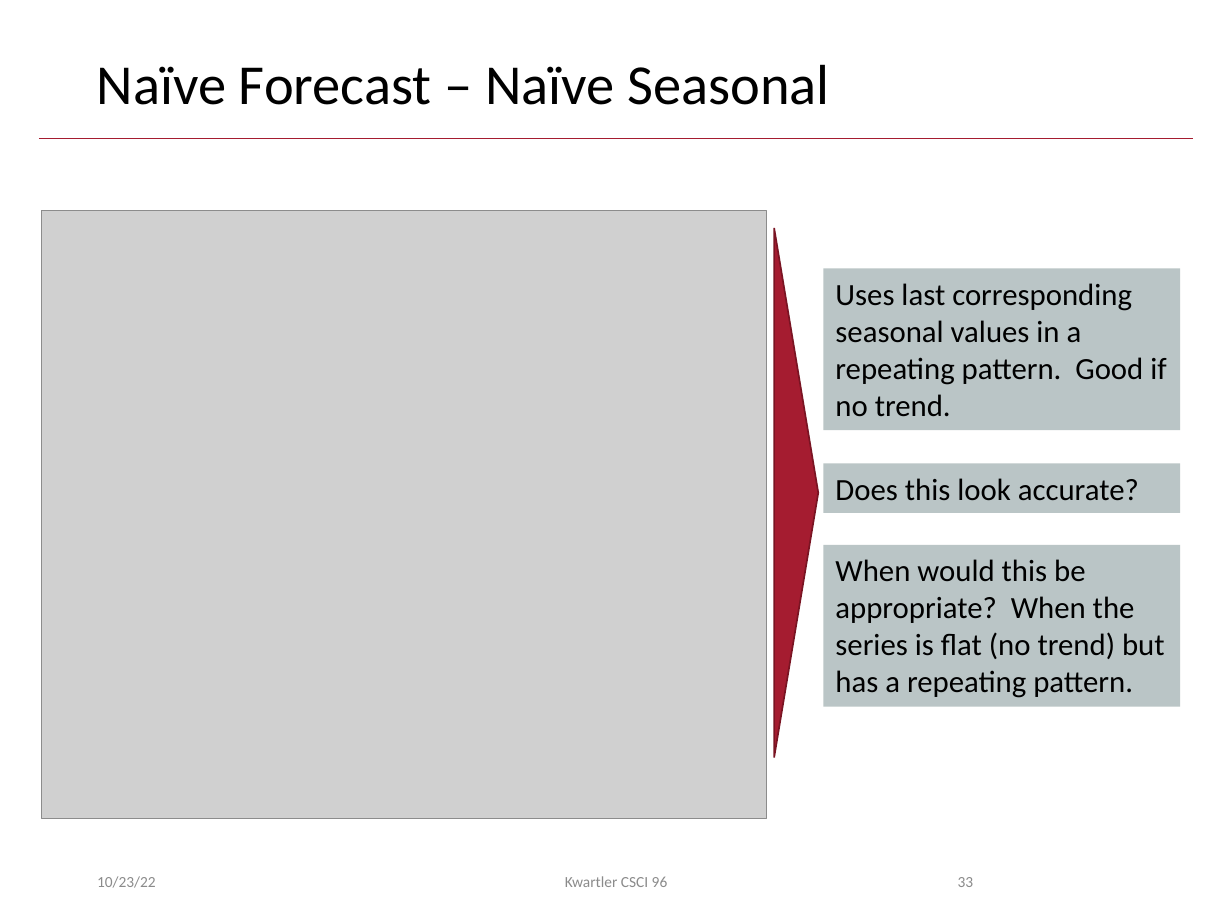
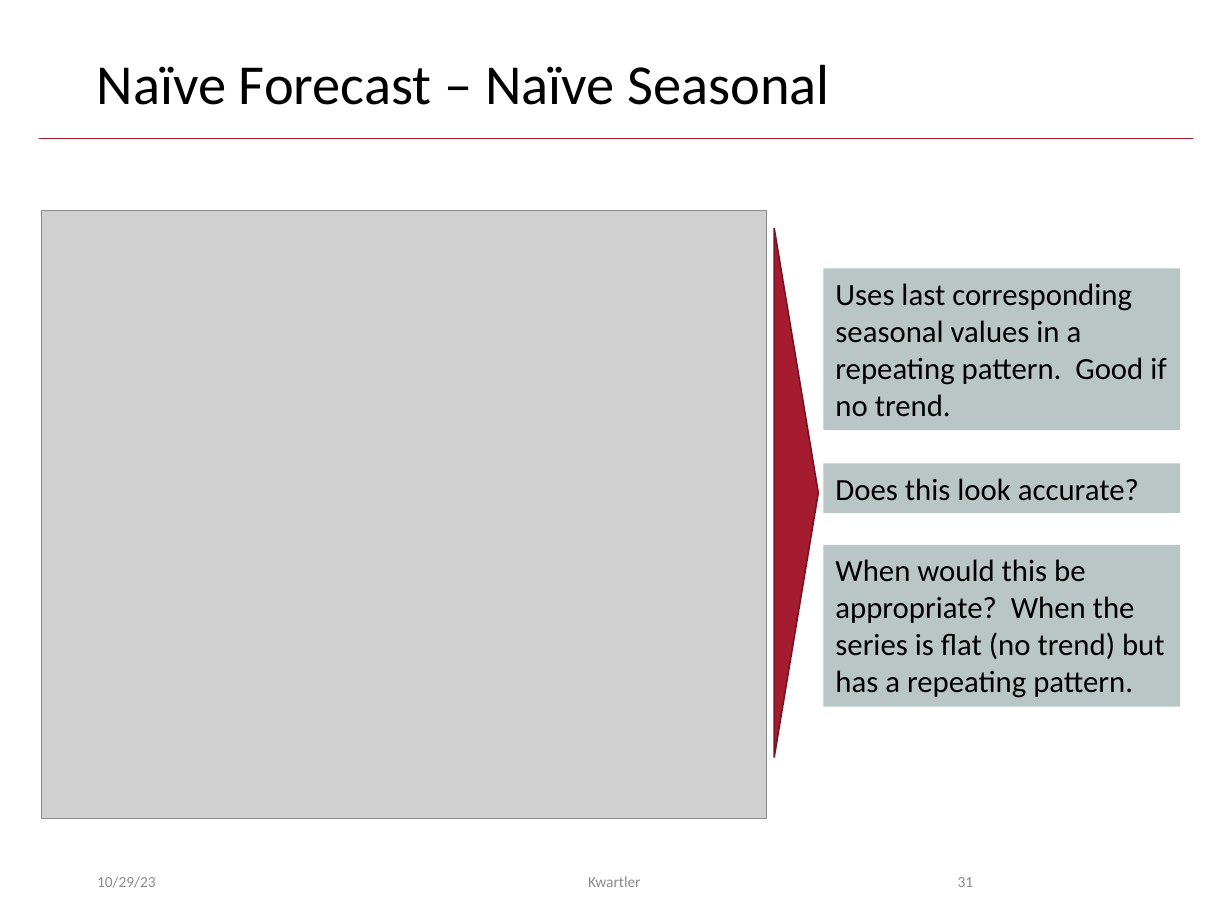
Before and after one commit to kwartler/Harvard_DataMining_Business_Student, a slide deck: slide 31 of Lessons/G_TimeSeries_Equities/A_TimeSeries.pptx (slide 33 before the commit). Drawn at 1232x924 pixels with LibreOffice and Linux fonts; fonts in the diff are those of the drawing; grey boxes stand for pictures; background and template pictures are left out. Boxes give left, top, right and bottom in pixels: in the first picture for what was removed or moved away, otherwise in the second. Text is boxed around its words. In the diff, an @@ line names an element or a change of style, - is before the commit and + after.

```diff
--- a/Lessons/G_TimeSeries_Equities/A_TimeSeries.pptx
+++ b/Lessons/G_TimeSeries_Equities/A_TimeSeries.pptx
@@ text at bbox=[97, 876, 156, 888]: text changed @@
-10/23/22
+10/29/23
@@ text at bbox=[588, 876, 641, 887]: text changed @@
-Kwartler CSCI 96
+Kwartler
@@ page number at bbox=[958, 877, 974, 887]: text changed @@
-33
+31
```
Also in this commit, not shown: 46 other slides changed, 4 slides removed, 2 other files.
